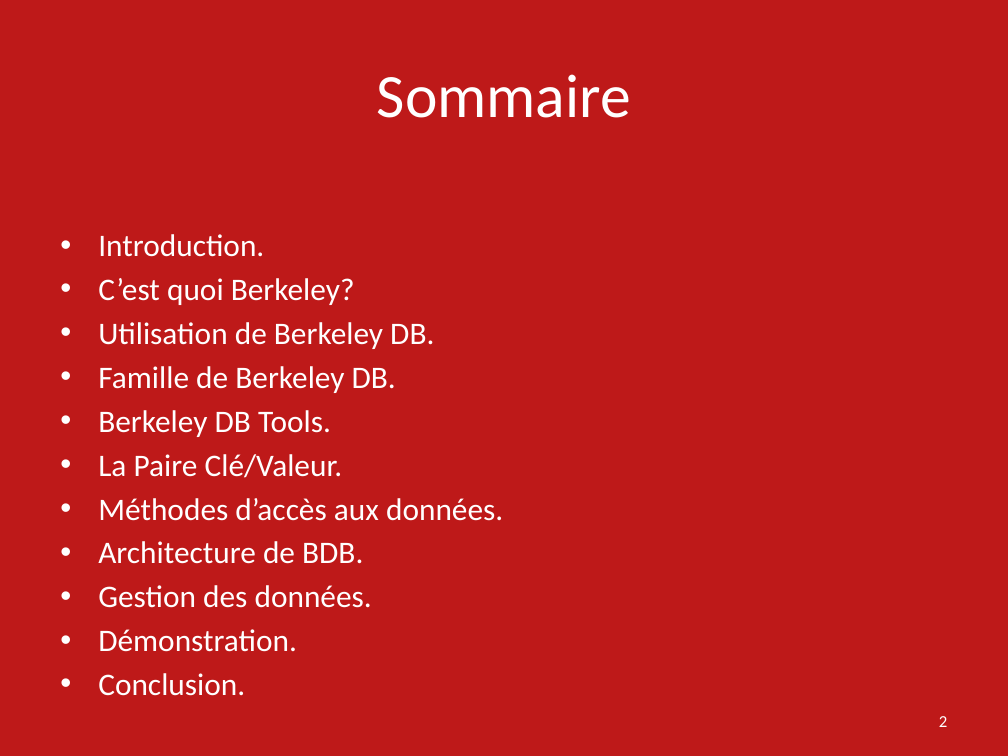
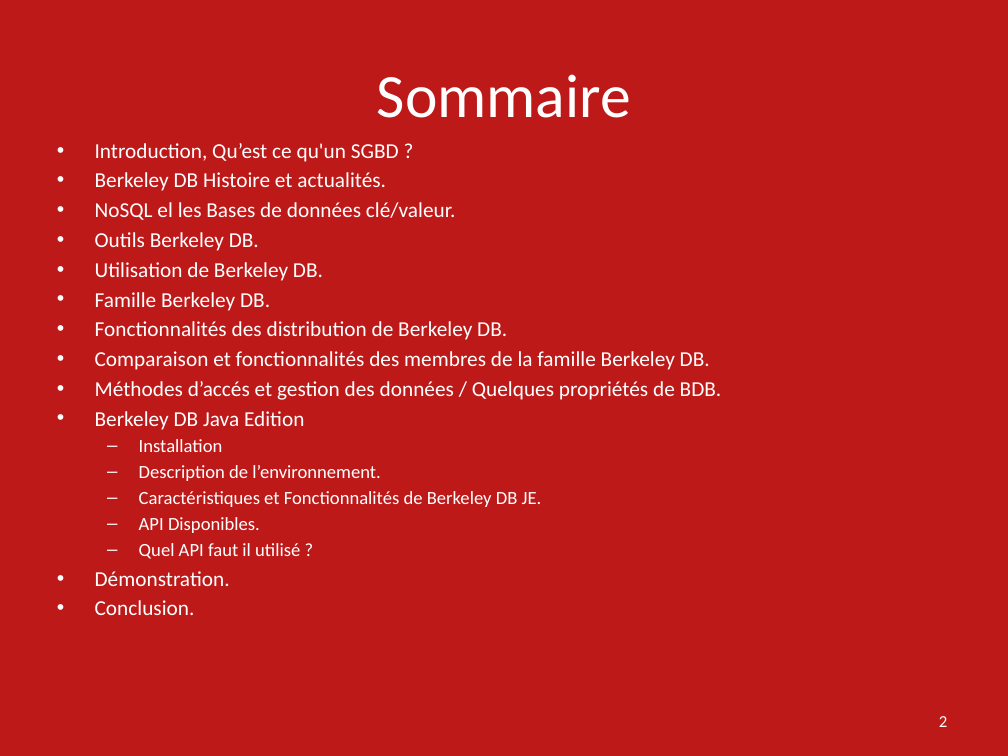
Before and after one commit to ebouhanna/SMB214-2016-Oracle-Berkeley-DB-JE, a slide deck: slide 2 of Presentation Oracle Berkeley DB SMB214.pptx. Drawn at 1008x756 pixels with LibreOffice and Linux fonts; fonts in the diff are those of the drawing. Boxes give left, top, right and bottom in pixels: in the first picture for what was removed or moved away, otherwise in the second. Text is boxed around its words. In the diff, an @@ line names an element or a change of style, - is before the commit and + after.

```diff
--- a/Presentation Oracle Berkeley DB SMB214.pptx
+++ b/Presentation Oracle Berkeley DB SMB214.pptx
@@ text "Introduction, Qu’est ce qu'un SGBD ...": place and size @@
-text "Introduction, Qu’est ce qu'un SGBD ..." at [98,234,503,652]
+text "Introduction, Qu’est ce qu'un SGBD ..." at [95,143,722,615]
@@ text at [95,143,456,251]: text changed; size 22.4 to 15.2 pt @@
-• Introduction.
-• C’est quoi Berkeley?
+• Introduction, Qu’est ce qu'un SGBD ?
+• Berkeley DB Histoire et actualités.
+• NoSQL el les Bases de données clé/valeur.
+• Outils Berkeley DB.
@@ text at [95,262,323,615]: size 22.4 to 15.2 pt in "Utilisation de Berkeley DB.", "Démonstration.", "Conclusion."; less space between paragraphs @@
@@ text at [95,292,722,559]: text changed; size 22.4 to 15.2 pt @@
-• Famille de Berkeley DB.
-• Berkeley DB Tools.
-• La Paire Clé/Valeur.
-• Méthodes d’accès aux données.
-• Architecture de BDB.
-• Gestion des données.
+• Famille Berkeley DB.
+• Fonctionnalités des distribution de Berkeley DB.
+• Comparaison et fonctionnalités des membres de la famille Berkeley DB.
+• Méthodes d’accés et gestion des données / Quelques propriétés de BDB.
+• Berkeley DB Java Edition
+  – Installation
+  – Description de l’environnement.
+  – Caractéristiques et Fonctionnalités de Berkeley DB JE.
+  – API Disponibles.
+  – Quel API faut il utilisé ?
```
Also in this commit, not shown: 6 other slides changed, 4 slides added, 1 other file.
